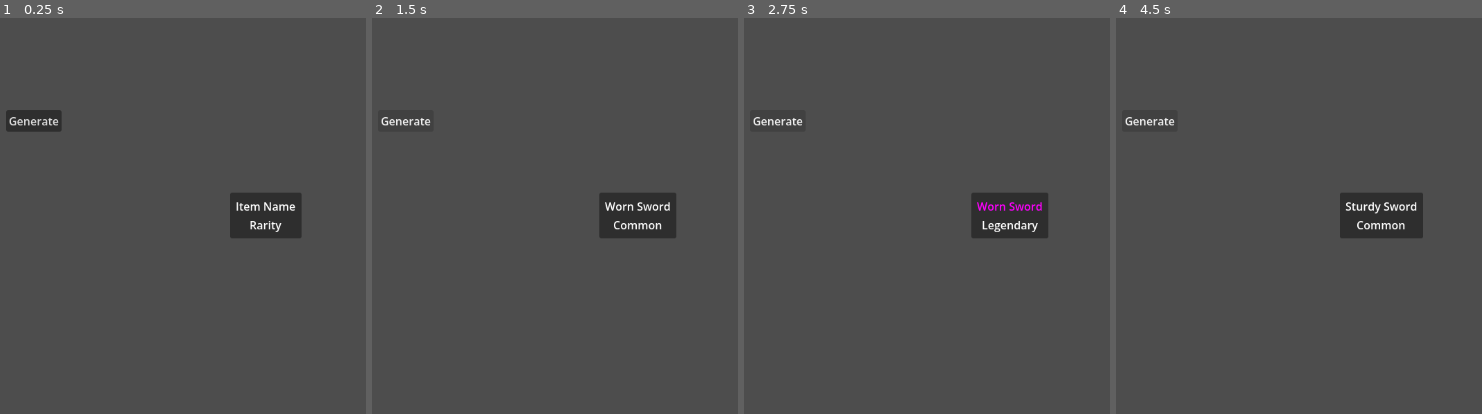
Above: before the commit, frames 1-4 (left to right).
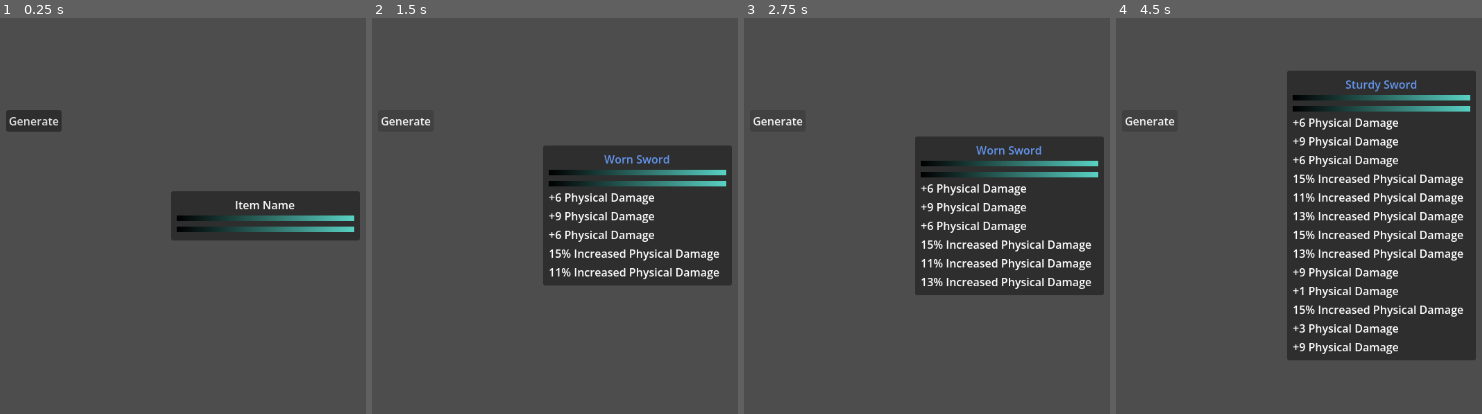
Above: after the commit, the same moments.

Repository: Tomohawk35/Crafting-Game
Game: Godot game, scene res://test_scene.tscn
Two runs of this game, one before a commit and one after it. Both use one fixed random seed, a clock stepped at 60 frames per second and the inputs below. The project has no main scene, so this scene is started directly.
Inputs:
- Up to frame 1 (0.25 s): no input
- Up to frame 2 (1.5 s): click "Generate" at 0.5 s; click "Generate" at 1.25 s
- Up to frame 3 (2.75 s): click "Generate" at 2 s
- Up to frame 4 (4.5 s): tap Enter at 2.75, 4.25 s; tap Space at 3.5 s

The runs differ from the first frame. In frame 1, 4.8% of the frame differs, in the area x 46-99%, y 43-57%; in frame 2, 16%; in frame 3, 18%; in frame 4, 34%, in the area x 46-99%, y 13-87%.

Commit message:
Work on affixes

Diff:
--- a/crafting-game/affix_data.gd
+++ b/crafting-game/affix_data.gd
@@ -7,12 +7,13 @@
 @export var description : String
 @export var stat_name : String
 @export var tags : Array[String] = []
+@export var item_types : Array[Constants.ItemType] = []
 
 @export var min_value : float = 1
 @export var max_value : float = 10
 
-func roll_value() -> float:
-	return randf_range(min_value, max_value)
+#func roll_value() -> float:
+	#return randf_range(min_value, max_value)
 
 # Adds %d physical damage
 # %d%% increased physical damage
--- /dev/null
+++ b/crafting-game/affix_instance.gd
@@ -0,0 +1,8 @@
+extends Resource
+class_name AffixInstance
+
+@export var affix_data : AffixData
+@export var value : float
+
+func roll_value() -> void:
+	value = randf_range(affix_data.min_value, affix_data.max_value)
--- a/crafting-game/game_db.gd
+++ b/crafting-game/game_db.gd
@@ -2,7 +2,13 @@
 
 const ITEM_MODIFIERS_FILE_PATH : String = "res://item_modifiers.json"
 
-var ITEM_MODIFIERS : Dictionary = {}
+var AFFIXES : Array = []
+var BASE_ITEMS : Array = []
+
+
+func _ready() -> void:
+	_load_resources_from_folder("res://resources/affixes/", AFFIXES)
+	_load_resources_from_folder("res://resources/base_items/", BASE_ITEMS)
 
 func _import_data(path: String) -> Dictionary:
 	var file_string : String = FileAccess.get_file_as_string(path)
@@ -17,16 +23,19 @@
 	for file in DirAccess.get_files_at(path):
 		target_array.append(Utils.load_asset(path + file))
 
-func load_db() -> void:
-	var item_modifiers_string : String = FileAccess.get_file_as_string(ITEM_MODIFIERS_FILE_PATH)
-	ITEM_MODIFIERS = JSON.parse_string(item_modifiers_string)
+#func load_db() -> void:
+	#var item_modifiers_string : String = FileAccess.get_file_as_string(ITEM_MODIFIERS_FILE_PATH)
+	#ITEM_MODIFIERS = JSON.parse_string(item_modifiers_string)
 
-func get_random_item_modifier() -> String:
-	return ITEM_MODIFIERS.keys().pick_random()
+func get_random_affix() -> AffixData:
+	return AFFIXES.pick_random()
 
-func get_item_modifiers_by_item_type(item_type: Constants.ItemType) -> Dictionary:
-	var d : Dictionary = {}
-	for mod in ITEM_MODIFIERS.keys():
-		if ITEM_MODIFIERS[mod]["item_types"].has(item_type):
-			d[mod] = ITEM_MODIFIERS[mod]
-	return d
+func get_affixes_by_item_type(item_type: Constants.ItemType) -> Array:
+	return AFFIXES.filter(func(a: AffixData): return a.item_types.has(item_type))
+
+#func get_item_modifiers_by_item_type(item_type: Constants.ItemType) -> Dictionary:
+	#var d : Dictionary = {}
+	#for mod in ITEM_MODIFIERS.keys():
+		#if ITEM_MODIFIERS[mod]["item_types"].has(item_type):
+			#d[mod] = ITEM_MODIFIERS[mod]
+	#return d
--- /dev/null
+++ b/crafting-game/hero_data.gd
@@ -0,0 +1,15 @@
+extends Resource
+class_name HeroData
+
+const HERO_NAMES : Array[String] = ["Conrad", "Ivor", "Lothar"]
+
+@export var hero_name : String
+@export var hero_title : String
+@export var rarity : Constants.Rarity
+
+@export var power : float
+@export var speed : float
+
+# TODO: Add the following
+#Rarity / Quantity Multiplier - affects quest rewards
+#Exp Gain Multiplier
--- a/crafting-game/item_data.gd
+++ b/crafting-game/item_data.gd
@@ -4,27 +4,3 @@
 @export var item_name : String
 @export var item_type : Constants.ItemType
 @export var icon : Texture2D
-@export var base_stats : StatsTable
-
-#var item_type : ItemType = ItemType.WEAPON
-#var rarity : Rarity = Rarity.COMMON
-#var base_stats : Dictionary = {}
-#var modifiers : Array = []
-#var modifier_limit : int = 0 # proportional to rarity
-#
-#func _init(
-	#_type : ItemType = ItemType.values().pick_random(),
-	#_rarity : Rarity = Rarity.COMMON
-	#) -> void:
-	#item_type = _type
-	#rarity = _rarity
-	#modifier_limit = rarity + 2
-#
-#func add_modifier(db: Dictionary) -> bool:
-	#return false
-#
-#func print_item() -> void:
-	#print("NEW ITEM")
-	#print("TYPE: ", ItemType.keys()[item_type])
-	#print("RARITY: ", Rarity.keys()[rarity])
-	#print("MODIFIER LIMIT: ", modifier_limit)
--- a/crafting-game/item_generator.gd
+++ b/crafting-game/item_generator.gd
@@ -1,6 +1,7 @@
 extends Node
 
 const SWORD : Resource = preload("uid://d0shki45u83sc")
+const AFFIX_RATE : float = 0.4
 
 @export var rarity_table : RarityTable = RarityTable.new()
 @export var quality_table : ItemQualityTable =  ItemQualityTable.new()
@@ -8,13 +9,18 @@
 func generate_item() -> ItemInstance:
 	var item : ItemInstance = ItemInstance.new()
 	item.base_item = SWORD
-	item.rarity = rarity_table.roll_rarity()
 	item.quality = quality_table.roll_quality()
+	item.affix_limit = item.quality
+
+	for i in range(item.affix_limit):
+		var n : float = randf()
+		if n >= AFFIX_RATE:
+			var a : AffixData = GameDB.get_affixes_by_item_type(item.base_item.item_type).pick_random()
+			var a_inst : AffixInstance = AffixInstance.new()
+			a_inst.affix_data = a
+			a_inst.roll_value()
+			item.affixes.append(a_inst)
+
+	item.rarity = item.get_rarity()
+	item.get_rolled_stats()
 	return item
-
-
-
-# pick base type
-# pick rarity
-# does it have any mods
-# assign random mods
--- a/crafting-game/item_instance.gd
+++ b/crafting-game/item_instance.gd
@@ -1,13 +1,28 @@
 extends Resource
 class_name ItemInstance
+
+signal stats_updated
 
 @export var base_item : ItemData
 @export var rarity : Constants.Rarity
 @export var quality : Constants.ItemQuality
 
-@export var affixes : Array = []
+@export var affixes : Array[AffixInstance] = []
 
+var affix_limit : int
 var rolled_stats : Dictionary = {}
+var final_stats : Dictionary = {}
+
+func get_rarity() -> Constants.Rarity:
+	match affixes.size():
+		0:
+			return Constants.Rarity.COMMON
+		1, 2:
+			return Constants.Rarity.UNCOMMON
+		3, 4, 5:
+			return Constants.Rarity.RARE
+		_:
+			return Constants.Rarity.LEGENDARY
 
 func get_color() -> Color:
 	return Constants.RARITY_COLORS[rarity]
@@ -15,3 +30,22 @@
 func get_display_name() -> String:
 	var n : String = Constants.ItemQuality.keys()[quality].capitalize() + " " + base_item.item_name
 	return n
+
+func get_rolled_stats() -> void:
+	rolled_stats.clear()
+
+	if affixes.is_empty():
+		return
+
+	for affix_instance in affixes:
+		if rolled_stats.has(affix_instance.affix_data.stat_name):
+			rolled_stats[affix_instance.affix_data.stat_name] += affix_instance.value
+		else:
+			rolled_stats[affix_instance.affix_data.stat_name] = affix_instance.value
+
+	stats_updated.emit()
+
+func calculate_final_stats() -> void:
+	# (Base + Added) * (1.0 + Increased / 100)
+
+	pass
--- a/crafting-game/item_tooltip/item_tooltip.gd
+++ b/crafting-game/item_tooltip/item_tooltip.gd
@@ -4,6 +4,7 @@
 @onready var name_label: Label = %NameLabel
 @onready var rarity_label: Label = %RarityLabel
 @onready var stats_box: VBoxContainer = %StatsBox
+@onready var affix_box: VBoxContainer = %AffixBox
 
 func set_item(item: ItemInstance) -> void:
 	name_label.text = item.get_display_name()
@@ -12,11 +13,17 @@
 
 	_clear_stats()
 
-	for stat_name in item.rolled_stats.keys():
-		var value = item.rolled_stats[stat_name]
+	#for stat_name in item.rolled_stats.keys():
+		#var value = item.rolled_stats[stat_name]
+		#var l : Label = Label.new()
+		#l.text = _format_stat(stat_name, value)
+		#stats_box.add_child(l)
+
+	for affix in item.affixes:
 		var l : Label = Label.new()
-		l.text = _format_stat(stat_name, value)
-		stats_box.add_child(l)
+		#l.text = affix.affix_data.description % round(affix.value)
+		l.text = _format_stat(affix.affix_data.stat_name, affix.value)
+		affix_box.add_child(l)
 
 func _clear_stats() -> void:
 	for c in stats_box.get_children():
@@ -26,6 +33,12 @@
 	var display : String = stat_name.replace("_", " ").capitalize()
 
 	if stat_name.ends_with("_pct"):
-		return "+%d%% %s" % [round(value), display.replace(" Pct", "")]
+		if value > 0:
+			return "%d%% Increased %s" % [round(value), display.replace(" Pct", "")]
+		else:
+			return "%d%% Decreased %s" % [round(value), display.replace(" Pct", "")]
 
-	return "+%d %s" % [round(value), display]
+	if value > 0:
+		return "+%d %s" % [round(value), display]
+	else:
+		return "-%d %s" % [round(value), display]
--- a/crafting-game/item_tooltip/item_tooltip.tscn
+++ b/crafting-game/item_tooltip/item_tooltip.tscn
@@ -1,6 +1,12 @@
 [gd_scene format=3 uid="uid://cg2d6rttt4xkt"]
 
 [ext_resource type="Script" uid="uid://klxaigj7i6do" path="res://item_tooltip/item_tooltip.gd" id="1_2gfxr"]
+
+[sub_resource type="Gradient" id="Gradient_v22fw"]
+colors = PackedColorArray(0, 0, 0, 1, 0.34566566, 0.81938934, 0.76498026, 1)
+
+[sub_resource type="GradientTexture1D" id="GradientTexture1D_26gh8"]
+gradient = SubResource("Gradient_v22fw")
 
 [node name="ItemTooltip" type="Control" unique_id=904431948]
 layout_mode = 3
@@ -41,10 +47,25 @@
 
 [node name="RarityLabel" type="Label" parent="PanelContainer/MarginContainer/VBoxContainer" unique_id=44374775]
 unique_name_in_owner = true
+visible = false
 layout_mode = 2
 text = "Rarity"
 horizontal_alignment = 1
 
-[node name="StatsBox" type="VBoxContainer" parent="PanelContainer/MarginContainer" unique_id=1417286831]
+[node name="TextureRect" type="TextureRect" parent="PanelContainer/MarginContainer/VBoxContainer" unique_id=940403177]
+custom_minimum_size = Vector2(0, 8)
+layout_mode = 2
+texture = SubResource("GradientTexture1D_26gh8")
+
+[node name="StatsBox" type="VBoxContainer" parent="PanelContainer/MarginContainer/VBoxContainer" unique_id=1417286831]
 unique_name_in_owner = true
 layout_mode = 2
+
+[node name="TextureRect2" type="TextureRect" parent="PanelContainer/MarginContainer/VBoxContainer" unique_id=1503372883]
+custom_minimum_size = Vector2(0, 8)
+layout_mode = 2
+texture = SubResource("GradientTexture1D_26gh8")
+
+[node name="AffixBox" type="VBoxContainer" parent="PanelContainer/MarginContainer/VBoxContainer" unique_id=1415098344]
+unique_name_in_owner = true
+layout_mode = 2
--- /dev/null
+++ b/crafting-game/resources/affixes/added_armor.tres
@@ -0,0 +1,13 @@
+[gd_resource type="Resource" script_class="AffixData" format=3 uid="uid://b8bqeanvrviuv"]
+
+[ext_resource type="Script" uid="uid://ftxod0jqfkn4" path="res://affix_data.gd" id="1_334ls"]
+
+[resource]
+script = ExtResource("1_334ls")
+description = "Adds %d armor"
+stat_name = "added_armor"
+tags = Array[String](["armor"])
+item_types = Array[int]([1, 2, 3])
+min_value = 5.0
+max_value = 15.0
+metadata/_custom_type_script = "uid://ftxod0jqfkn4"
--- a/crafting-game/affixes/added_physical_damage.tres
+++ b/crafting-game/resources/affixes/added_physical_damage.tres
@@ -5,6 +5,7 @@
 [resource]
 script = ExtResource("1_nb73s")
 description = "Adds %d physical damage"
-stat_name = "added_physical"
-tags = Array[String](["physical"])
+stat_name = "physical_damage"
+tags = Array[String](["physical", "attack"])
+item_types = Array[int]([0])
 metadata/_custom_type_script = "uid://ftxod0jqfkn4"
--- a/crafting-game/affixes/increased_physical_damage.tres
+++ b/crafting-game/resources/affixes/increased_physical_damage.tres
@@ -4,7 +4,10 @@
 
 [resource]
 script = ExtResource("1_bqu8t")
-stat_name = "increased_physical_damage"
+description = "%d%% increased physical damage"
+stat_name = "physical_damage_pct"
+tags = Array[String](["increased", "physical", "attack"])
+item_types = Array[int]([0])
 min_value = 10.0
 max_value = 20.0
 metadata/_custom_type_script = "uid://ftxod0jqfkn4"
--- a/crafting-game/testGenerator.gd
+++ b/crafting-game/testGenerator.gd
@@ -4,10 +4,10 @@
 func _run() -> void:
 	print("====================NEW RUN=========================")
 
-	var game_db : GameDB = GameDB.new()
-	game_db.load_db()
-
-	var generator : ItemGenerator = ItemGenerator.new()
-	var i : ItemInstance = generator.generate_item()
-	i.add_modifier(game_db.ITEM_MODIFIERS)
-	i.print_item()
+	#var game_db : GameDB = GameDB.new()
+	#game_db.load_db()
+	#
+	#var generator : ItemGenerator = ItemGenerator.new()
+	#var i : ItemInstance = generator.generate_item()
+	#i.add_modifier(game_db.ITEM_MODIFIERS)
+	#i.print_item()
Not shown, added: crafting-game/affix_instance.gd.uid
Not shown, added: crafting-game/hero_data.gd.uid
Not shown, added: crafting-game/notes.txt
Not shown: 1 places in crafting-game/resources/base_items/sword.tres that only renumber resources
